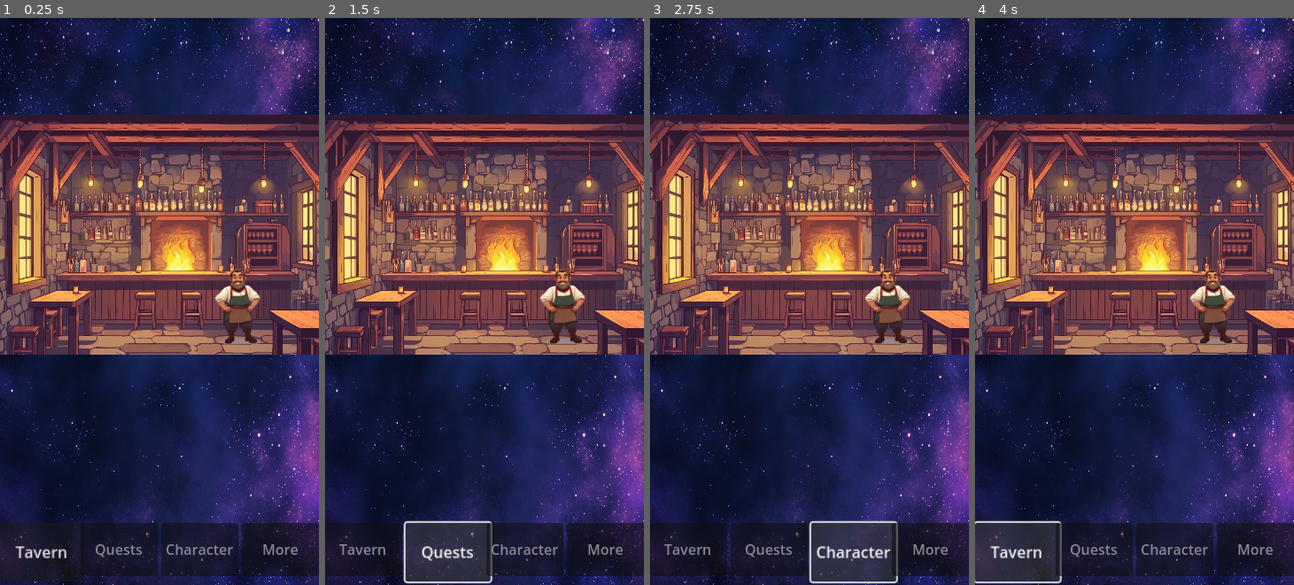
Above: before the commit, frames 1-4 (left to right).
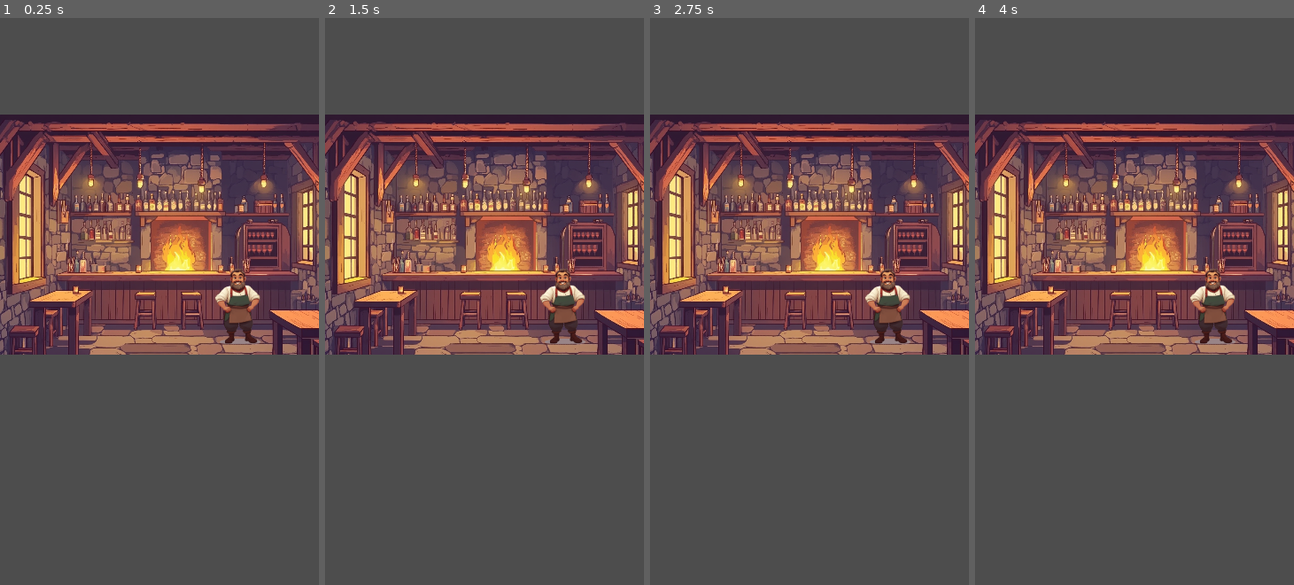
Above: after the commit, the same moments.

Repository: Wazaq/LifeQuest
Game: Godot game, scene res://scenes/main_menu/tavern_hub.tscn
The game is run twice, just before and just after one commit, with the same random seed, the same clock (stepped at 60 frames per second) and the same inputs. This scene is started directly instead of the project's main scene.
Inputs (mouse positions are in pixels of both pictures, inside the frame that each line leads up to):
- Up to frame 1 (0.25 s): no input
- Up to frame 2 (1.5 s): click (366, 550) at 0.5 s, where only the run before the commit has a clickable "Tavern"; click (443, 550) at 1.25 s, where only the run before the commit has a clickable "Quests"
- Up to frame 3 (2.75 s): click (850, 550) at 2 s, where only the run before the commit has a clickable "Character"
- Up to frame 4 (4 s): click (1255, 550) at 2.75 s, where only the run before the commit has a clickable "More"; click (1013, 550) at 3.5 s, where only the run before the commit has a clickable "Tavern"

The runs differ from the first frame. In frame 1, 57% of the frame differs, in the area x 0-100%, y 0-100%; in frame 2, 57%; in frame 3, 57%; in frame 4, 57%.

Commit message:
feat: Complete quest board rebuild with fantasy theming and animations
- Rebuilt quest board from scratch with clean architecture
- Added beautiful parchment-styled quest cards with difficulty color coding
- Implemented dual interaction system (tap for details, ⚡ for quick complete)
- Created 4 random quest completion animations (sparkle, flash, scroll, burst)
- Added new quest arrival animations and proper mobile optimization
- Fixed animation timing issues and improved signal management
- Enhanced typography with dark brown text on cream parchment background
- Connected real quest data with dynamic updates and proper error handling

Quest board now provides engaging fantasy-themed quest management experience

Diff:
--- a/scenes/character/character_intro.tscn
+++ b/scenes/character/character_intro.tscn
@@ -25,6 +25,7 @@
 grow_vertical = 2
 
 [node name="Wallpaper" type="TextureRect" parent="BackgroundContainer"]
+visible = false
 layout_mode = 1
 anchors_preset = 15
 anchor_right = 1.0
--- a/scenes/main.tscn
+++ b/scenes/main.tscn
@@ -1,6 +1,7 @@
-[gd_scene load_steps=3 format=3 uid="uid://vxvn0u7kvv64"]
+[gd_scene load_steps=4 format=3 uid="uid://vxvn0u7kvv64"]
 
 [ext_resource type="Script" uid="uid://belcw5nfbpuei" path="res://scripts/ui/navigation_container.gd" id="1_0wfyh"]
+[ext_resource type="Texture2D" uid="uid://o66uvvtv67ox" path="res://assets/ui/frames/scene_background_1.png" id="2_sugp2"]
 [ext_resource type="PackedScene" uid="uid://pr1y6pn052lh" path="res://scenes/ui/bottom_nav_bar.tscn" id="3_jyhfs"]
 
 [node name="Main" type="Node"]
@@ -14,7 +15,7 @@
 grow_horizontal = 2
 grow_vertical = 2
 
-[node name="Background" type="ColorRect" parent="UIRoot"]
+[node name="BackgroundFrame" type="ColorRect" parent="UIRoot"]
 layout_mode = 1
 anchors_preset = 15
 anchor_right = 1.0
@@ -34,6 +35,20 @@
 theme_override_constants/margin_top = 16
 theme_override_constants/margin_right = 16
 theme_override_constants/margin_bottom = 16
+
+[node name="BackgroundContainer" type="Control" parent="UIRoot/MainContainer"]
+layout_mode = 2
+mouse_filter = 2
+
+[node name="BackgroundWallpaper" type="TextureRect" parent="UIRoot/MainContainer/BackgroundContainer"]
+layout_mode = 1
+anchors_preset = 15
+anchor_right = 1.0
+anchor_bottom = 1.0
+grow_horizontal = 2
+grow_vertical = 2
+texture = ExtResource("2_sugp2")
+expand_mode = 1
 
 [node name="ScreensContainer" type="Control" parent="UIRoot/MainContainer"]
 layout_mode = 2
--- a/scenes/main_menu/tavern_hub.tscn
+++ b/scenes/main_menu/tavern_hub.tscn
@@ -24,6 +24,7 @@
 grow_vertical = 2
 
 [node name="Wallpaper" type="TextureRect" parent="BackgroundContainer"]
+visible = false
 layout_mode = 1
 anchors_preset = 15
 anchor_right = 1.0
@@ -93,4 +94,5 @@
 offset_bottom = 40.0
 
 [node name="BottomNavBar" parent="." instance=ExtResource("3_o8kkw")]
+visible = false
 layout_mode = 1
--- /dev/null
+++ b/scenes/quests/quest_board.tscn
@@ -0,0 +1,71 @@
+[gd_scene load_steps=3 format=3 uid="uid://u3yec57cnhlm"]
+
+[ext_resource type="PackedScene" uid="uid://pr1y6pn052lh" path="res://scenes/ui/bottom_nav_bar.tscn" id="1_lbth6"]
+[ext_resource type="Script" uid="uid://bvtioyfy28i6k" path="res://scripts/ui/quest_board.gd" id="1_msdjg"]
+
+[node name="QuestBoard" type="Control"]
+layout_mode = 3
+anchors_preset = 0
+offset_right = 360.0
+offset_bottom = 640.0
+script = ExtResource("1_msdjg")
+
+[node name="MainContainer" type="MarginContainer" parent="."]
+layout_mode = 1
+anchors_preset = 15
+anchor_right = 1.0
+anchor_bottom = 1.0
+grow_horizontal = 2
+grow_vertical = 2
+theme_override_constants/margin_left = 20
+theme_override_constants/margin_top = 20
+theme_override_constants/margin_right = 20
+theme_override_constants/margin_bottom = 100
+
+[node name="VBoxContainer" type="VBoxContainer" parent="MainContainer"]
+layout_mode = 2
+theme_override_constants/separation = 15
+
+[node name="HeaderSection" type="VBoxContainer" parent="MainContainer/VBoxContainer"]
+layout_mode = 2
+
+[node name="HBoxContainer" type="HBoxContainer" parent="MainContainer/VBoxContainer/HeaderSection"]
+layout_mode = 2
+
+[node name="StreakLabel" type="Label" parent="MainContainer/VBoxContainer/HeaderSection/HBoxContainer"]
+layout_mode = 2
+text = "🔥 Streak: 3 days "
+
+[node name="DailyQuestLabel" type="Label" parent="MainContainer/VBoxContainer/HeaderSection/HBoxContainer"]
+layout_mode = 2
+text = "Today: 2/3 quests"
+
+[node name="ActiveQuestSection" type="VBoxContainer" parent="MainContainer/VBoxContainer"]
+layout_mode = 2
+
+[node name="SectionTitle" type="Label" parent="MainContainer/VBoxContainer/ActiveQuestSection"]
+layout_mode = 2
+theme_override_font_sizes/font_size = 20
+text = "Active Quests (5/10)"
+
+[node name="QuestScrollArea" type="ScrollContainer" parent="MainContainer/VBoxContainer/ActiveQuestSection"]
+custom_minimum_size = Vector2(0, 350)
+layout_mode = 2
+
+[node name="QuestList" type="VBoxContainer" parent="MainContainer/VBoxContainer/ActiveQuestSection/QuestScrollArea"]
+layout_mode = 2
+
+[node name="ActionSection" type="VBoxContainer" parent="MainContainer/VBoxContainer"]
+layout_mode = 2
+
+[node name="SeekAdventureButton" type="Button" parent="MainContainer/VBoxContainer/ActionSection"]
+layout_mode = 2
+text = "Seek New Adventure"
+
+[node name="ResetCooldownButton" type="Button" parent="MainContainer/VBoxContainer/ActionSection"]
+layout_mode = 2
+text = "Debug: Reset Cooldown"
+
+[node name="BottomNavBar" parent="." instance=ExtResource("1_lbth6")]
+visible = false
+layout_mode = 1
--- a/scenes/quests/quest_board_new.tscn
+++ b/scenes/quests/quest_board_new.tscn
@@ -1,6 +1,6 @@
 [gd_scene load_steps=2 format=3 uid="uid://5vq4ptnhxqym"]
 
-[ext_resource type="Script" uid="uid://yjxfpnxynuvw" path="res://scripts/ui/quest_board_fixed.gd" id="1_qrftn"]
+[ext_resource type="Script" uid="uid://yjxfpnxynuvw" path="res://scripts/ui/quest_board_OLD.gd" id="1_qrftn"]
 
 [node name="QuestBoard" type="Control"]
 layout_mode = 3
@@ -14,7 +14,6 @@
 script = ExtResource("1_qrftn")
 
 [node name="MarginContainer" type="MarginContainer" parent="."]
-custom_minimum_size = Vector2(400, 600)
 layout_mode = 1
 anchors_preset = 15
 anchor_right = 1.0
--- a/scripts/ui/navigation_container.gd
+++ b/scripts/ui/navigation_container.gd
@@ -120,7 +120,7 @@
 		ScreenState.TAVERN_HUB:
 			scene_path = "res://scenes/main_menu/tavern_hub.tscn"
 		ScreenState.QUEST_BOARD:
-			scene_path = "res://scenes/quests/quest_board_new.tscn"
+			scene_path = "res://scenes/quests/quest_board.tscn"
 		ScreenState.CHARACTER_PROFILE:
 			scene_path = "res://scenes/character/character_profile.tscn"
 		ScreenState.QUEST_DETAILS:
--- /dev/null
+++ b/scripts/ui/quest_board.gd
@@ -0,0 +1,496 @@
+extends Control
+
+# Header Elements
+@onready var streak_label: Label = $MainContainer/VBoxContainer/HeaderSection/HBoxContainer/StreakLabel
+@onready var daily_quest_label: Label = $MainContainer/VBoxContainer/HeaderSection/HBoxContainer/DailyQuestLabel
+
+# Quest section
+@onready var section_title: Label = $MainContainer/VBoxContainer/ActiveQuestSection/SectionTitle
+@onready var quest_list: VBoxContainer = $MainContainer/VBoxContainer/ActiveQuestSection/QuestScrollArea/QuestList
+
+# Action buttons
+@onready var seek_adventure_button: Button = $MainContainer/VBoxContainer/ActionSection/SeekAdventureButton
+@onready var reset_cooldown_button: Button = $MainContainer/VBoxContainer/ActionSection/ResetCooldownButton
+
+# Quest item scene for creating quest cards
+const quest_item_scene = preload("res://scenes/quests/quest_item_improved.tscn")
+
+# track quest cards we've created
+var active_quest_cards = {}
+
+# Called when the node enters the scene tree for the first time.
+func _ready() -> void:
+	print("QuestBoard: Initializing Quest Board")
+
+	# Wait a frame for everything to be properly setup
+	await get_tree().process_frame
+
+	# Connect to QuestManager signals if available
+	QuestManager.quest_started.connect(_on_quest_started)
+	QuestManager.quest_completed.connect(_on_quest_completed)
+
+	# Connect button signals
+	seek_adventure_button.pressed.connect(_on_seek_adventure_pressed)
+	reset_cooldown_button.pressed.connect(_on_reset_cooldown_pressed)
+
+	# Load and display current quest data
+	update_quest_display()
+
+func _on_quest_started(quest_id):
+	print("QuestBoard: Quest started signal received for: ", quest_id)
+	update_quest_display()
+
+func _on_quest_completed(quest_id, rewards):
+	print("QuestBoard: Quest completed signal received for: ", quest_id)
+	#update_quest_display()
+
+func _on_seek_adventure_pressed():
+	#print("Questboard: Seek Adventure button pressed")
+
+	if not get_node_or_null("/root/QuestManager"):
+		print("QuestBoard: QuestManager not found")
+
+	# Check if we can take more quests
+	var active_count = QuestManager.active_quests.size()
+	var max_count = QuestManager.max_active_quests
+
+	if active_count >= max_count:
+		if get_node_or_null("/root/UIManager"):
+			UIManager.show_toast("Quest log is full! Complete some quests first.", "warning")
+		return
+
+	# Get a random quest
+	var quest = QuestManager.get_random_quest()
+	if quest:
+		# Start the quest
+		if QuestManager.start_quest(quest.id):
+			if get_node_or_null("/root/UIManager"):
+				UIManager.show_toast("New adventure accepted: %s" % quest.title, "success")
+			# Refresh the display
+			update_quest_display()
+		else:
+			if get_node_or_null("/root/UIManager"):
+				UIManager.show_toast("Failed to start quest", "error")
+	else:
+		if get_node_or_null("/root/UIManager"):
+			UIManager.show_toast("No quests available right now", "info")
+
+func _on_reset_cooldown_pressed():
+	#print("QuestBoard: Reset cooldown button pressed")
+
+	if not get_node_or_null("/root/QuestManager"):
+		print("QuestBoard: QuestManager not found")
+		return
+
+	# Reset all cooldowns
+	var count = QuestManager.reset_all_cooldowns()
+
+	if get_node_or_null("/root/UIManager"):
+		UIManager.show_toast("Reset cooldowns for %d quests" % count, "info")
+
+	# Update the seek adventures avail number
+	update_button_states()
+
+func update_quest_display():
+	print("QuestBoard: Updating quest display")
+
+	# Update the header info
+	update_header_info()
+
+	# Update the active quests list
+	update_active_quests()
+
+	# Update buttons states
+	update_button_states()
+
+func update_header_info():
+	# Update steak info (get from profile manager)
+	var streak: int = 0 # Default
+	if get_node_or_null("/root/ProfileManger"):
+		streak = ProfileManager.current_character.get("streak" , 0)
+
+	streak_label.text = "🔥 Streak: %d days" % streak
+
+	# Update daily quest info (placeholder for now)
+	daily_quest_label.text = "Today: 2/3 quests"
+
+func update_active_quests():
+	# Get active quests from QuestManager
+	if not get_node_or_null("/root/QuestManager"):
+		print("QuestBoard: QuestManager not found")
+		return
+
+	var active_quests = QuestManager.active_quests
+
+	# Update section title
+	var quest_count = active_quests.size()
+	var max_quests = QuestManager.max_active_quests
+	section_title.text = "Active Quests (%d/%d)" % [quest_count, max_quests]
+
+	# Find which quests are actually new
+	var current_quest_ids = active_quests.keys()
+	var existing_card_ids = active_quest_cards.keys()
+
+	# Remove cards for quests that are no longer active
+	for card_id in existing_card_ids:
+		if not card_id in current_quest_ids:
+			if is_instance_valid(active_quest_cards[card_id]):
+				active_quest_cards[card_id].queue_free()
+			active_quest_cards.erase(card_id)
+
+	# Create cards for new quests only
+	for quest_id in current_quest_ids:
+		if not quest_id in active_quest_cards:
+			var quest = active_quests[quest_id]
+			create_quest_card_with_unravel(quest)
+
+func update_button_states():
+	# Update "Seek New Adventure" button
+	if get_node_or_null("/root/QuestManager"):
+		var pool_count = QuestManager.get_available_quest_count()
+		seek_adventure_button.text = "Seek New Adventure (%d available)" % pool_count
+
+		# Disable if we're at max active quests
+		var active_count = QuestManager.active_quests.size()
+		var max_count = QuestManager.max_active_quests
+		seek_adventure_button.disabled = (active_count >= max_count)
+
+func create_quest_card(quest):
+	#print("QuestBoard: Creating quest card for: ", quest.title)
+
+	# Create a panel for the quest card (like your test cards)
+	var quest_card = Panel.new()
+	quest_card.custom_minimum_size = Vector2(300, 120)
+
+	# Create the parchment-style background
+	var style_box = StyleBoxFlat.new()
+	style_box.bg_color = Color(0.93, 0.87, 0.73, 1.0)  # Warm parchment color
+	style_box.corner_radius_top_left = 8
+	style_box.corner_radius_top_right = 8
+	style_box.corner_radius_bottom_left = 8
+	style_box.corner_radius_bottom_right = 8
+	style_box.border_width_left = 2
+	style_box.border_width_top = 2
+	style_box.border_width_right = 2
+	style_box.border_width_bottom = 2
+	style_box.border_color = Color(0.65, 0.55, 0.35, 1.0)  # Darker brown border
+
+	# Add difficulty color strip
+	var difficulty_color = get_difficulty_color(quest.difficulty)
+	style_box.border_width_left = 6  # Make left border thicker for difficulty strip
+	style_box.border_color = difficulty_color
+
+	quest_card.add_theme_stylebox_override("panel", style_box)
+
+	# Create quick complete button (floating in top-right)
+	var quick_complete_button = Button.new()
+	quick_complete_button.text = "⚡"
+	quick_complete_button.custom_minimum_size = Vector2(40, 40)
+	quick_complete_button.anchor_left = 1.0
+	quick_complete_button.anchor_top = 0.0
+	quick_complete_button.anchor_right = 1.0
+	quick_complete_button.anchor_bottom = 0.0
+	quick_complete_button.offset_left = -50
+	quick_complete_button.offset_top = 10
+	quick_complete_button.offset_right = -10
+	quick_complete_button.offset_bottom = 50
+
+	# Style the quick complete button
+	var button_style = StyleBoxFlat.new()
+	button_style.bg_color = Color(0.9, 0.7, 0.2, 0.9)  # Gold color
+	button_style.corner_radius_top_left = 20
+	button_style.corner_radius_top_right = 20
+	button_style.corner_radius_bottom_left = 20
+	button_style.corner_radius_bottom_right = 20
+	quick_complete_button.add_theme_stylebox_override("normal", button_style)
+
+	# Connect quick complete signal
+	quick_complete_button.pressed.connect(_on_quick_complete_pressed.bind(quest))
+
+	quest_card.add_child(quick_complete_button)
+
+	# Add margin container
+	var margin_container = MarginContainer.new()
+	margin_container.add_theme_constant_override("margin_left", 15)
+	margin_container.add_theme_constant_override("margin_top", 15)
+	margin_container.add_theme_constant_override("margin_right", 15)
+	margin_container.add_theme_constant_override("margin_bottom", 15)
+	quest_card.add_child(margin_container)
+
+	# Add content container
+	var content_container = VBoxContainer.new()
+	margin_container.add_child(content_container)
+
+	# Add quest title
+	var title_label = Label.new()
+	title_label.text = quest.title
+	title_label.add_theme_font_size_override("font_size", 18)  # Bigger and bolder
+	title_label.add_theme_color_override("font_color", Color(0.3, 0.2, 0.1, 1.0))  # Dark brown text
+	content_container.add_child(title_label)
+
+	# Add quest reward info
+	var reward_label = Label.new()
+	reward_label.text = "⚡ %d XP • ⏳ %s" % [quest.xp_reward, get_time_remaining_text(quest)]
+	reward_label.add_theme_font_size_override("font_size", 14)  # Slightly bigger
+	reward_label.add_theme_color_override("font_color", Color(0.5, 0.4, 0.2, 1.0))  # Medium brown
+	content_container.add_child(reward_label)
+
+	# Add the card to the quest list
+	quest_list.add_child(quest_card)
+
+	# ✨ CLICKABILITY SPELL ✨
+	# Make the quest card clickable
+	quest_card.gui_input.connect(_on_quest_card_clicked.bind(quest))
+	quest_card.mouse_filter = Control.MOUSE_FILTER_STOP
+
+	# Store reference to the card
+	active_quest_cards[quest.id] = quest_card
+	#print("QuestBoard: Quest card created and added to list")
+
+func get_time_remaining_text(quest) -> String:
+	# Simple time remaining text for now
+	if quest.has_deadline and quest.deadline > 0:
+		var current_time = Time.get_unix_time_from_system()
+		var time_left = quest.deadline - current_time
+
+		if time_left <= 0:
+			return "Expired!"
+
+		var hours = int(time_left / 3600)
+		var days = int(hours / 24)
+
+		if days > 0:
+			return "%d sun cycles remain" % days
+		elif hours > 0:
+			return "%d hourglasses remain" % hours
+		else:
+			return "Soon!"
+	else:
+		return "No time limit"
+
+func get_difficulty_color(difficulty: int) -> Color:
+	match difficulty:
+		0:  # Easy
+			return Color(0.4, 0.8, 0.4, 1.0)    # Green
+		1:  # Intermediate
+			return Color(0.9, 0.7, 0.2, 1.0)    # Yellow/Gold
+		2:  # Hard
+			return Color(0.9, 0.4, 0.2, 1.0)    # Orange
+		3:  # Epic
+			return Color(0.8, 0.2, 0.8, 1.0)    # Purple
+		4:  # Legendary
+			return Color(0.9, 0.1, 0.1, 1.0)    # Red
+		_:  # Special/Unknown
+			return Color(0.2, 0.6, 0.9, 1.0)    # Blue
+
+func _on_quest_card_clicked(event, quest):
+	if event is InputEventMouseButton and event.pressed and event.button_index == MOUSE_BUTTON_LEFT:
+		print("QuestBoard: Quest card clicked - ", quest.title)
+		# Navigate to quest details
+		if get_node_or_null("/root/UIManager"):
+			UIManager.open_screen("quest_details", {"quest_id": quest.id})
+
+func _on_quick_complete_pressed(quest):
+	print("QuestBoard: Quick complete pressed for - ", quest.title)
+	# We'll add the confirmation dialog next!
+	show_completion_confirmation(quest)
+
+func show_completion_confirmation(quest):
+	print("QuestBoard: Showing completion confirmation for - ", quest.title)
+
+	# Create confirmation dialog
+	var confirmation_dialog = ConfirmationDialog.new()
+	confirmation_dialog.title = "Complete Quest?"
+	confirmation_dialog.dialog_text = "You will receive:\n%d XP!" % [quest.xp_reward]
+	confirmation_dialog.ok_button_text = "Complete Quest"
+	confirmation_dialog.cancel_button_text = "Not Yet"
+
+	# Add to scene temporarily
+	add_child(confirmation_dialog)
+
+	# Connect the confirmation signal
+	confirmation_dialog.confirmed.connect(_on_quest_completion_confirmed.bind(quest))
+	confirmation_dialog.canceled.connect(func(): confirmation_dialog.queue_free())
+
+	# Show the dialog
+	confirmation_dialog.popup_centered()
+
+func _on_quest_completion_confirmed(quest):
+	print("QuestBoard: Quest completion confirmed for - ", quest.title)
+
+	# Complete the quest through QuestManager
+	if get_node_or_null("/root/QuestManager"):
+		var rewards = QuestManager.complete_quest(quest.id)
+		if rewards:
+			# Success! Show celebration
+			show_quest_completion_celebration(quest, rewards)
+		else:
+			# Failed to complete
+			if get_node_or_null("/root/UIManager"):
+				UIManager.show_toast("Failed to complete quest", "error")
+
+func show_quest_completion_celebration(quest, rewards):
+	print("QuestBoard: QUEST COMPLETED! ", quest.title, " - Rewards: ", rewards)
+
+	# Find the quest card to animate
+	if quest.id in active_quest_cards:
+		var quest_card = active_quest_cards[quest.id]
+		# ROLL THE DICE OF CELEBRATION! 🎲
+		var animation_type = randi() % 4
+		match animation_type:
+			0:
+				_animate_sparkle_and_fade(quest_card, quest, rewards)
+			1:
+				_animate_victory_flash(quest_card, quest, rewards)
+			2:
+				_animate_scroll_effect(quest_card, quest, rewards)
+			3:
+				_animate_celebration_burst(quest_card, quest, rewards)
+	else:
+		# Fallback if card not found
+		_show_completion_toast(quest, rewards)
+
+func _show_completion_toast(quest, rewards):
+	if get_node_or_null("/root/UIManager"):
+		UIManager.show_toast("Quest Completed! +%d XP!" % rewards.xp, "success")
+	update_quest_display()
+
+func create_quest_card_with_unravel(quest):
+	# Create the quest card normally
+	create_quest_card(quest)
+
+	# Get the newly created card
+	var quest_card = active_quest_cards[quest.id]
+
+	# Move it to the top of the list
+	quest_list.move_child(quest_card, 0)
+
+	# Start with "rolled up" appearance
+	quest_card.scale = Vector2(0.0, 1.0)  # Horizontally collapsed
+	quest_card.modulate.a = 0.8
+
+	# Unravel animation!
+	var tween = create_tween()
+	tween.set_parallel(true)
+	tween.tween_property(quest_card, "scale:x", 1.0, 0.8)
+	tween.tween_property(quest_card, "modulate:a", 1.0, 0.8)
+
+	print("📜 NEW QUEST UNRAVELED: ", quest.title)
+
+# ✨ ANIMATION 1: SPARKLE AND FADE ✨
+func _animate_sparkle_and_fade(quest_card, quest, rewards):
+	print("🌟 SPARKLE AND FADE ANIMATION!")
+
+	# Create sparkle particles (simulated with multiple small panels)
+	for i in range(8):
+		var sparkle = Panel.new()
+		sparkle.size = Vector2(6, 6)
+		sparkle.position = quest_card.global_position + Vector2(randf() * 300, randf() * 120)
+
+		var sparkle_style = StyleBoxFlat.new()
+		sparkle_style.bg_color = Color(1.0, 0.8, 0.0, 1.0)  # Golden sparkles
+		sparkle_style.corner_radius_top_left = 3
+		sparkle_style.corner_radius_top_right = 3
+		sparkle_style.corner_radius_bottom_left = 3
+		sparkle_style.corner_radius_bottom_right = 3
+		sparkle.add_theme_stylebox_override("panel", sparkle_style)
+
+		quest_list.add_child(sparkle)
+
+		# Animate sparkles
+		var sparkle_tween = create_tween()
+		sparkle_tween.set_parallel(true)
+		sparkle_tween.tween_property(sparkle, "modulate:a", 0.0, 1.5)
+		sparkle_tween.tween_property(sparkle, "position:y", sparkle.position.y - 50, 1.5)
+		sparkle_tween.finished.connect(func(): sparkle.queue_free())
+
+	# Fade out the quest card
+	var tween = create_tween()
+	tween.tween_property(quest_card, "modulate:a", 0.0, 1.0)
+	tween.finished.connect(func(): _finish_completion(quest, rewards))
+
+# ⚡ ANIMATION 2: VICTORY FLASH ⚡
+func _animate_victory_flash(quest_card, quest, rewards):
+	print("⚡ VICTORY FLASH ANIMATION!")
+
+	# Create bright flash overlay
+	var flash = ColorRect.new()
+	flash.color = Color(1.0, 1.0, 0.5, 0.0)  # Bright yellow
+	flash.size = quest_card.size
+	flash.position = Vector2.ZERO
+	quest_card.add_child(flash)
+
+	var tween = create_tween()
+	tween.set_parallel(true)
+
+	# Flash sequence
+	tween.tween_property(flash, "color:a", 0.8, 0.2)
+	tween.tween_property(flash, "color:a", 0.0, 0.3).set_delay(0.2)
+
+	# Scale pulse
+	tween.tween_property(quest_card, "scale", Vector2(1.1, 1.1), 0.3)
+	tween.tween_property(quest_card, "scale", Vector2(1.0, 1.0), 0.2).set_delay(0.3)
+
+	# Slide away
+	tween.tween_property(quest_card, "position:x", quest_card.position.x + 400, 0.5).set_delay(0.6)
+	tween.tween_property(quest_card, "modulate:a", 0.0, 0.5).set_delay(0.6)
+
+	tween.finished.connect(func(): _finish_completion(quest, rewards))
+
+# 📜 ANIMATION 3: SCROLL EFFECT 📜
+func _animate_scroll_effect(quest_card, quest, rewards):
+	print("📜 SCROLL EFFECT ANIMATION!")
+
+	var tween = create_tween()
+	tween.set_parallel(true)
+
+	# Roll up from both sides
+	tween.tween_property(quest_card, "scale:x", 0.0, 1.2)
+	tween.tween_property(quest_card, "rotation", PI * 2, 1.2)  # Full spin
+
+	# Slight bounce up as it "rolls"
+	tween.tween_property(quest_card, "position:y", quest_card.position.y - 20, 0.6)
+	tween.tween_property(quest_card, "position:y", quest_card.position.y, 0.6).set_delay(0.6)
+
+	tween.finished.connect(func(): _finish_completion(quest, rewards))
+
+# 🎊 ANIMATION 4: CELEBRATION BURST 🎊
+func _animate_celebration_burst(quest_card, quest, rewards):
+	print("🎊 CELEBRATION BURST ANIMATION!")
+
+	# Create confetti explosion
+	for i in range(12):
+		var confetti = Panel.new()
+		confetti.size = Vector2(8, 8)
+		confetti.position = quest_card.global_position + quest_card.size / 2
+
+		var confetti_style = StyleBoxFlat.new()
+		var colors = [Color.RED, Color.BLUE, Color.GREEN, Color.YELLOW, Color.MAGENTA, Color.CYAN]
+		confetti_style.bg_color = colors[randi() % colors.size()]
+		confetti.add_theme_stylebox_override("panel", confetti_style)
+
+		quest_list.add_child(confetti)
+
+		# Random explosion directions
+		var direction = Vector2(randf_range(-200, 200), randf_range(-100, -200))
+
+		var confetti_tween = create_tween()
+		confetti_tween.set_parallel(true)
+		confetti_tween.tween_property(confetti, "position", confetti.position + direction, 1.0)
+		confetti_tween.tween_property(confetti, "rotation", randf() * PI * 4, 1.0)  # Spin wildly
+		confetti_tween.tween_property(confetti, "modulate:a", 0.0, 1.0)
+		confetti_tween.finished.connect(func(): confetti.queue_free())
+
+	# Make quest card explode outward then disappear
+	var tween = create_tween()
+	tween.set_parallel(true)
+	tween.tween_property(quest_card, "scale", Vector2(1.5, 1.5), 0.3)
+	tween.tween_property(quest_card, "modulate:a", 0.0, 0.5).set_delay(0.3)
+
+	tween.finished.connect(func(): _finish_completion(quest, rewards))
+
+# Helper function to finish the completion process
+func _finish_completion(quest, rewards):
+	if get_node_or_null("/root/UIManager"):
+		UIManager.show_toast("Quest Completed! +%d XP!" % rewards.xp, "success")
+	update_quest_display()
Not shown, added: scripts/ui/quest_board.gd.uid
Renamed: scripts/ui/quest_board_fixed.gd -> scripts/ui/quest_board_OLD.gd
Renamed: scripts/ui/quest_board_fixed.gd.uid -> scripts/ui/quest_board_OLD.gd.uid
